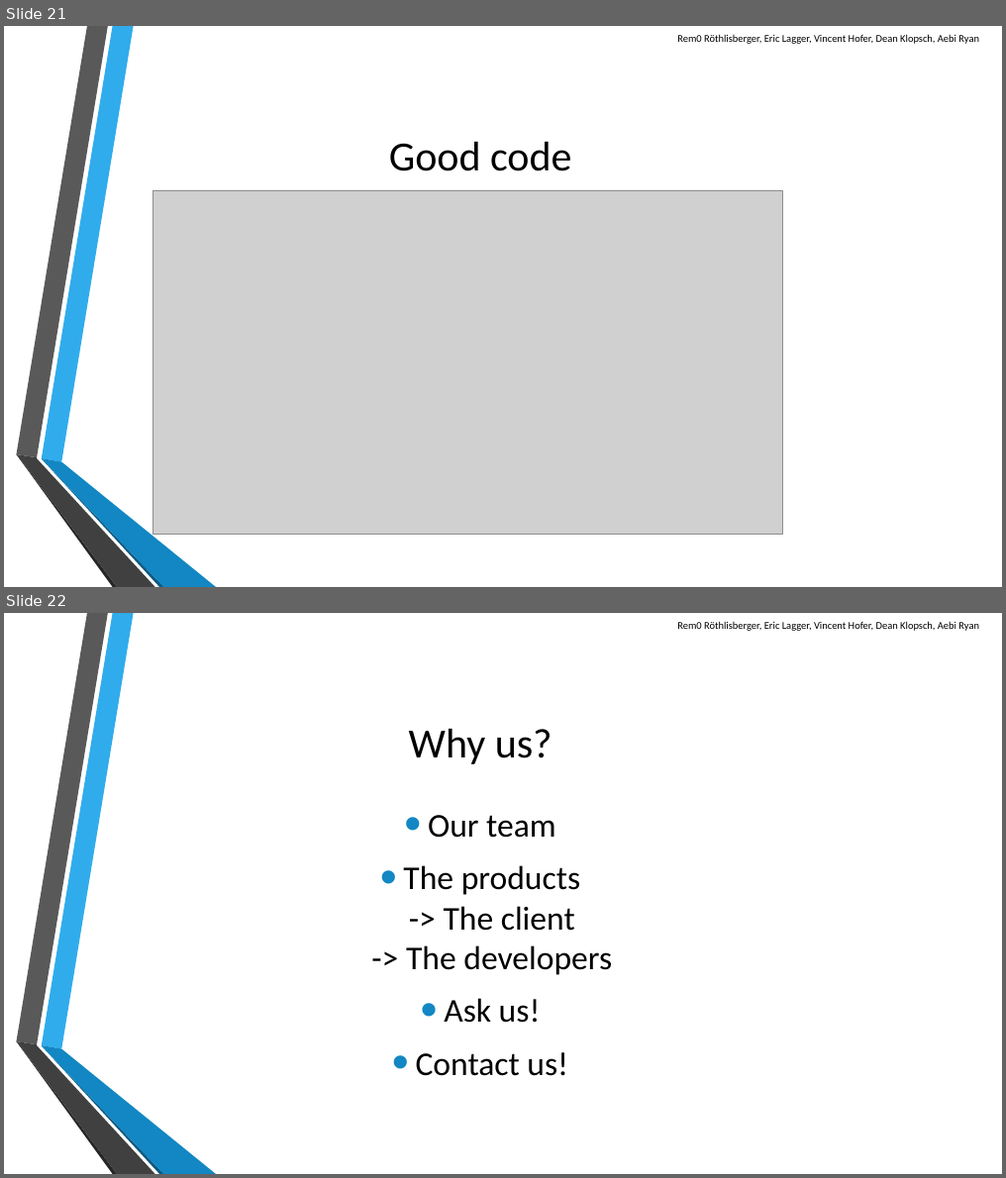
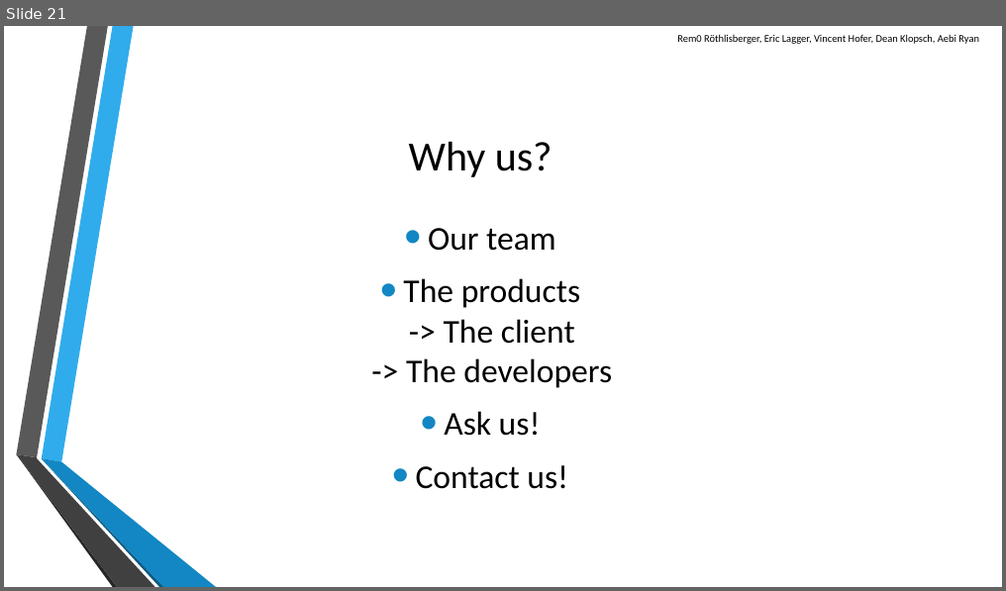
Before and after one commit to scg-unibe-ch/ese2016-team8, a slide deck: baseProject/presentation/Presentation-Team8.pptx. Shown one above the other, each under a label of ours: slides 21 and 22 before the commit, slide 21 after it. The pictures are 1006x1178 and 1006x591 pixels, drawn with LibreOffice and Linux fonts; fonts in the diff are those of the drawing; grey boxes stand for pictures; background and template pictures are left out. Boxes give left, top, right and bottom in pixels: in the first picture for what was removed or moved away, otherwise in the second. Text is boxed around its words. In the diff, an @@ line names an element or a change of style, - is before the commit and + after.

Commit message:
crteated images for the presentation and put them into the presentation

```diff
--- a/baseProject/presentation/Presentation-Team8.pptx
+++ b/baseProject/presentation/Presentation-Team8.pptx
@@ slide 21 removed at box(4, 26, 1002, 587), background picture (left out); not listed: 6 template elements that a slide beside it also shows @@
@@ text removed at box(677, 34, 979, 44) @@
-Rem0 Röthlisberger, Eric Lagger, Vincent Hofer, Dean Klopsch, Aebi Ryan
@@ title removed at box(389, 142, 571, 172) @@
-Good code
@@ picture removed at box(152, 191, 623, 534) @@
@@ picture removed at box(152, 191, 734, 534) @@
@@ picture removed at box(152, 191, 783, 534) @@
@@ what was slide 22 is now slide 21 @@
```
Also in this commit, not shown: 5 slides changed, 4 other files.
